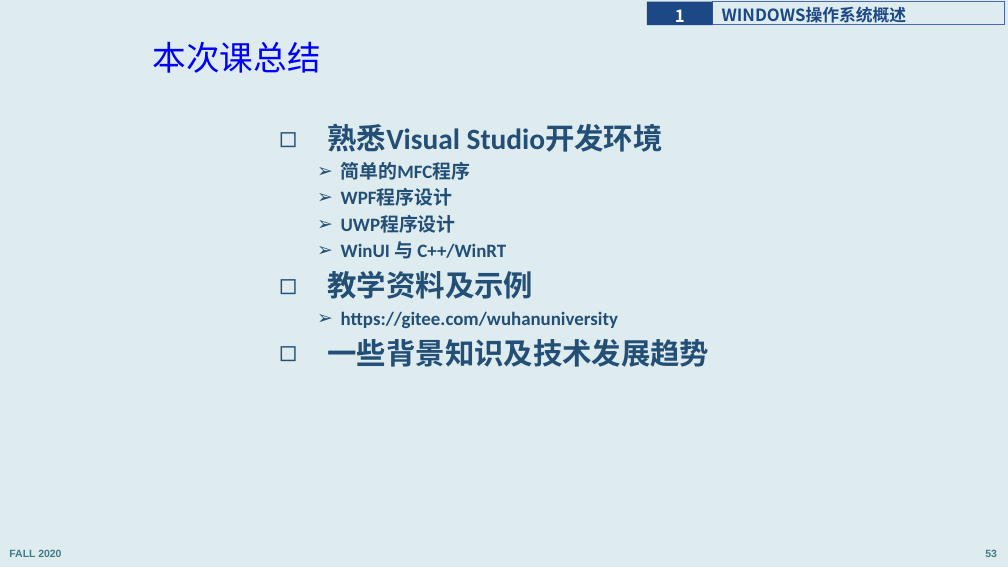
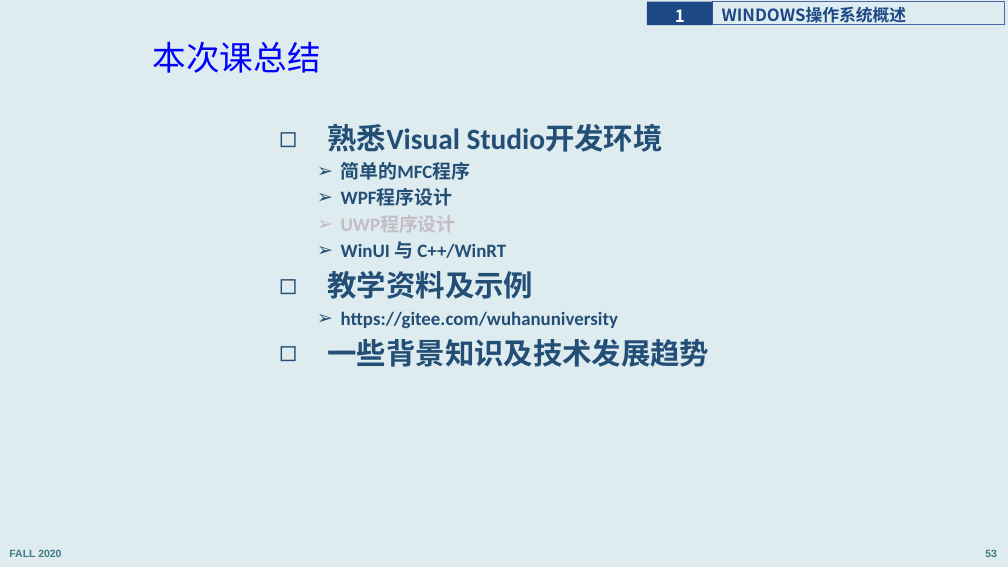
Before and after one commit to principleWindows/win-principle-2020, a slide deck: slide 53 of slides/instruction/principleWindows_1.pptx. Drawn at 1008x567 pixels with LibreOffice and Linux fonts; fonts in the diff are those of the drawing. Boxes give left, top, right and bottom in pixels: in the first picture for what was removed or moved away, otherwise in the second. Text is boxed around its words. In the diff, an @@ line names an element or a change of style, - is before the commit and + after.

```diff
--- a/slides/instruction/principleWindows_1.pptx
+++ b/slides/instruction/principleWindows_1.pptx
@@ text at (341, 215, 456, 232): text colour #234F77 to #C4BCC6 in "UWP程序设计" @@
```
Also in this commit, not shown: 5 other slides changed, 5 other files.
